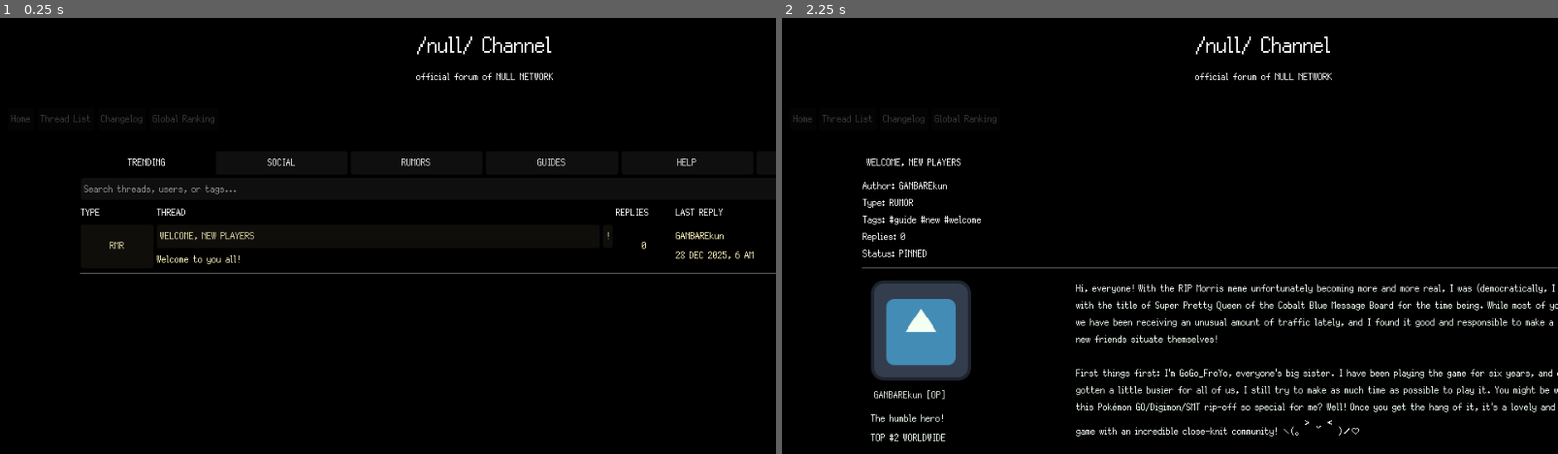
Above: before the commit, frames 1-2 (left to right).
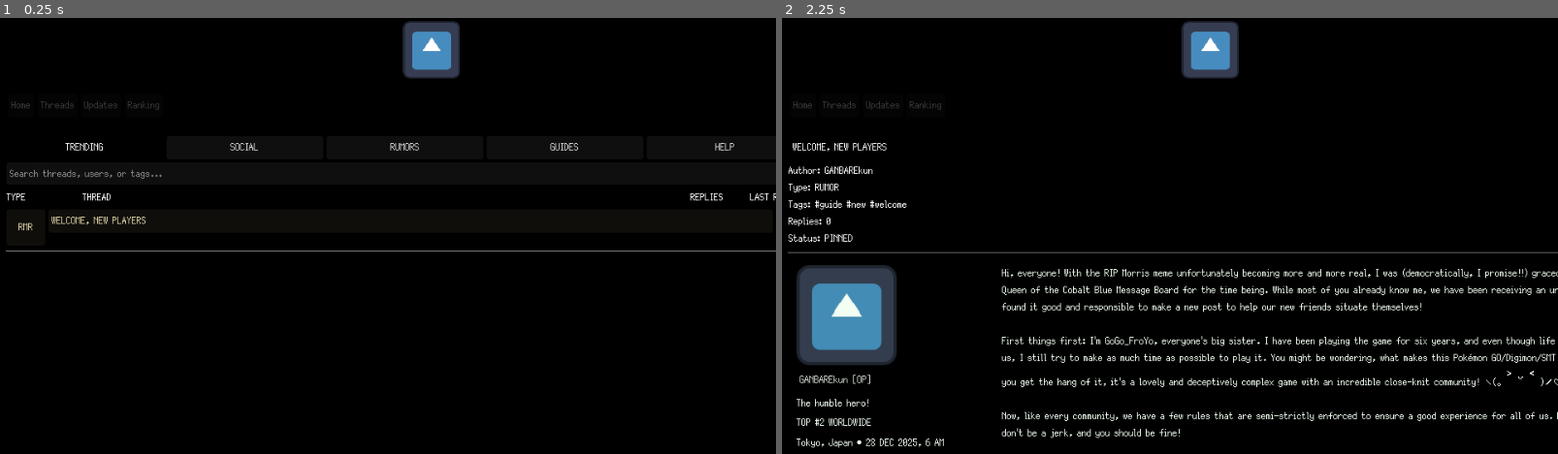
Above: after the commit, the same moments.

Repository: GYU-GAZE/NULL-NETWORK
Game: Godot game, scene res://apps/forum/forum_app.tscn
Same seed, same stepped clock (60 frames per second), same inputs: the game is played once before the commit and once after it. This scene is started directly instead of the project's main scene. The engine's default icon, where the game draws it, is replaced by a stand-in: a white triangle on a blue panel in a dark square.
Inputs:
- Up to frame 1 (0.25 s): no input
- Up to frame 2 (2.25 s): click "Thread List" (after the commit: "Threads") at 0.5 s; click "Global Ranking" (after the commit: "Ranking") at 1.25 s; click "WELCOME, NEW PLAYERS" at 2 s

The runs differ from the first frame. In frame 1, 3.4% of the frame differs, in the area x 0-100%, y 0-59%; in frame 2, 15%, in the area x 0-100%, y 0-99%.

Commit message:
Forum UI fix

Diff:
--- a/apps/forum/forum_app.gd
+++ b/apps/forum/forum_app.gd
@@ -41,6 +41,12 @@
 @export var show_rankings_navigation: bool = true
 @export var show_watch_button: bool = true
 
+@export_category("Compact Layout")
+@export var type_column_width: float = 48.0
+@export var replies_column_width: float = 42.0
+@export var last_reply_column_width: float = 86.0
+@export var author_column_width: float = 80.0
+
 @onready var master_scroll: ScrollContainer = %MasterScroll
 
 @onready var thread_list_page: VBoxContainer = %ThreadListPage
@@ -69,6 +75,11 @@
 @onready var search_btn: Button = %SearchBtn
 @onready var clear_search_btn: Button = %ClearSearchBtn
 
+@onready var type_header_label: Label = %TypeHeaderLabel
+@onready var replies_header_label: Label = %RepliesHeaderLabel
+@onready var last_reply_header_label: Label = %LastReplyHeaderLabel
+@onready var author_header_label: Label = %AuthorHeaderLabel
+
 var current_mode: String = "thread_list"
 var current_thread_id: String = ""
 var current_filter: ForumViewFilter = ForumViewFilter.TRENDING
@@ -77,6 +88,7 @@
 
 func _ready() -> void:
 	_reload_folder_threads()
+	_apply_compact_layout()
 	_apply_feature_visibility()
 
 	_connect_main_nav()
@@ -156,6 +168,23 @@
 	search_btn.visible = show_search_bar
 	clear_search_btn.visible = show_search_bar
 
+func _apply_compact_layout() -> void:
+	_set_column_width(type_header_label, type_column_width)
+	_set_column_width(replies_header_label, replies_column_width)
+	_set_column_width(last_reply_header_label, last_reply_column_width)
+	_set_column_width(author_header_label, author_column_width)
+
+
+func _set_column_width(control: Control, width: float) -> void:
+	if not is_instance_valid(control):
+		return
+
+	control.custom_minimum_size.x = width
+	control.size_flags_horizontal = Control.SIZE_SHRINK_BEGIN
+
+	if control is Label:
+		var label := control as Label
+		label.clip_text = true
 
 func _connect_main_nav() -> void:
 	if not threads_btn.pressed.is_connected(_on_threads_btn_pressed):
@@ -372,6 +401,13 @@
 
 	var row: ForumThreadRowUI = instance as ForumThreadRowUI
 	thread_list_container.add_child(row)
+
+	row.apply_layout_widths(
+		type_column_width,
+		replies_column_width,
+		last_reply_column_width,
+		author_column_width
+	)
 
 	row.setup(data)
 	row.thread_selected.connect(_open_thread)
--- a/apps/forum/forum_app.tscn
+++ b/apps/forum/forum_app.tscn
@@ -3,11 +3,9 @@
 [ext_resource type="Script" uid="uid://bxkoo8h0n8e23" path="res://apps/forum/forum_app.gd" id="1_goqfn"]
 [ext_resource type="PackedScene" uid="uid://c1eml51sqyj5c" path="res://apps/forum/forum_post_ui.tscn" id="4_2d478"]
 [ext_resource type="PackedScene" uid="uid://bsmlmh5xi4r03" path="res://apps/forum/forum_alert_card.tscn" id="4_jseev"]
+[ext_resource type="Texture2D" uid="uid://c30ys4pi4314n" path="res://icon.svg" id="5_chltv"]
 [ext_resource type="PackedScene" uid="uid://v0ask2g51gcm" path="res://apps/forum/forum_thread_row_ui.tscn" id="5_jseev"]
 [ext_resource type="Script" uid="uid://cfjvy337iobbp" path="res://apps/browser/site_action_button.gd" id="6_chltv"]
-
-[sub_resource type="LabelSettings" id="LabelSettings_jseev"]
-font_size = 42
 
 [node name="ForumApp" type="PanelContainer" unique_id=1643493238]
 offset_right = 1200.0
@@ -31,43 +29,31 @@
 
 [node name="MainHeader" type="PanelContainer" parent="MasterScroll/PageVBox" unique_id=388077512]
 unique_name_in_owner = true
-custom_minimum_size = Vector2(0, 95)
+custom_minimum_size = Vector2(0, 52)
 layout_mode = 2
 
 [node name="HeaderMargin" type="MarginContainer" parent="MasterScroll/PageVBox/MainHeader" unique_id=348159869]
 layout_mode = 2
-theme_override_constants/margin_left = 12
-theme_override_constants/margin_top = 12
-theme_override_constants/margin_right = 12
-theme_override_constants/margin_bottom = 12
+theme_override_constants/margin_left = 6
+theme_override_constants/margin_top = 4
+theme_override_constants/margin_right = 6
+theme_override_constants/margin_bottom = 4
 
 [node name="HeaderHBox" type="HBoxContainer" parent="MasterScroll/PageVBox/MainHeader/HeaderMargin" unique_id=561997673]
 layout_mode = 2
 
-[node name="HeaderSpaceLeft" type="Control" parent="MasterScroll/PageVBox/MainHeader/HeaderMargin/HeaderHBox" unique_id=1953265723]
-custom_minimum_size = Vector2(180, 0)
-layout_mode = 2
-
-[node name="LogoBlock" type="VBoxContainer" parent="MasterScroll/PageVBox/MainHeader/HeaderMargin/HeaderHBox" unique_id=391836541]
-layout_mode = 2
-size_flags_horizontal = 3
-
-[node name="NullChannelTitle" type="Label" parent="MasterScroll/PageVBox/MainHeader/HeaderMargin/HeaderHBox/LogoBlock" unique_id=1861507975]
-unique_name_in_owner = true
-layout_mode = 2
-text = "/null/ Channel"
-label_settings = SubResource("LabelSettings_jseev")
-horizontal_alignment = 1
-
-[node name="NullChannelSubtitle" type="Label" parent="MasterScroll/PageVBox/MainHeader/HeaderMargin/HeaderHBox/LogoBlock" unique_id=61103580]
-unique_name_in_owner = true
-layout_mode = 2
-text = "official forum of NULL NETWORK"
-horizontal_alignment = 1
+[node name="HeaderBanner" type="TextureRect" parent="MasterScroll/PageVBox/MainHeader/HeaderMargin/HeaderHBox" unique_id=1752223617]
+custom_minimum_size = Vector2(0, 36)
+layout_mode = 2
+size_flags_horizontal = 3
+texture = ExtResource("5_chltv")
+expand_mode = 2
+stretch_mode = 5
 
 [node name="UserBlock" type="HBoxContainer" parent="MasterScroll/PageVBox/MainHeader/HeaderMargin/HeaderHBox" unique_id=1403857369]
-custom_minimum_size = Vector2(180, 0)
-layout_mode = 2
+custom_minimum_size = Vector2(128, 0)
+layout_mode = 2
+size_flags_horizontal = 8
 
 [node name="UserInfoVBox" type="VBoxContainer" parent="MasterScroll/PageVBox/MainHeader/HeaderMargin/HeaderHBox/UserBlock" unique_id=835395507]
 layout_mode = 2
@@ -87,10 +73,13 @@
 text = "#999 Worldwide"
 
 [node name="UserAvatarRect" type="TextureRect" parent="MasterScroll/PageVBox/MainHeader/HeaderMargin/HeaderHBox/UserBlock" unique_id=97392787]
-custom_minimum_size = Vector2(72, 72)
+custom_minimum_size = Vector2(32, 32)
 layout_mode = 2
 size_flags_horizontal = 3
 size_flags_vertical = 0
+texture = ExtResource("5_chltv")
+expand_mode = 2
+stretch_mode = 5
 
 [node name="MainNavBarPanel" type="PanelContainer" parent="MasterScroll/PageVBox" unique_id=494262737]
 unique_name_in_owner = true
@@ -111,32 +100,38 @@
 
 [node name="HomeBtn" type="Button" parent="MasterScroll/PageVBox/MainNavBarPanel/NavBarMargin/NavbarHBox" unique_id=162773071]
 unique_name_in_owner = true
-layout_mode = 2
+clip_contents = true
+layout_mode = 2
+size_flags_horizontal = 0
 text = "Home"
 script = ExtResource("6_chltv")
 target_url = "null.net"
 
 [node name="ThreadsBtn" type="Button" parent="MasterScroll/PageVBox/MainNavBarPanel/NavBarMargin/NavbarHBox" unique_id=1598627230]
 unique_name_in_owner = true
-layout_mode = 2
-text = "Thread List
-"
+clip_contents = true
+layout_mode = 2
+size_flags_horizontal = 0
+text = "Threads"
 script = ExtResource("6_chltv")
 target_url = "null.net/forums"
 
 [node name="UpdatesBtn" type="Button" parent="MasterScroll/PageVBox/MainNavBarPanel/NavBarMargin/NavbarHBox" unique_id=1440624438]
 unique_name_in_owner = true
-layout_mode = 2
-text = "Changelog
+clip_contents = true
+layout_mode = 2
+size_flags_horizontal = 0
+text = "Updates
 "
 script = ExtResource("6_chltv")
 target_url = "null.net/updates"
 
 [node name="RankingsBtn" type="Button" parent="MasterScroll/PageVBox/MainNavBarPanel/NavBarMargin/NavbarHBox" unique_id=5661677]
 unique_name_in_owner = true
-layout_mode = 2
-text = "Global Ranking
-"
+clip_contents = true
+layout_mode = 2
+size_flags_horizontal = 0
+text = "Ranking"
 script = ExtResource("6_chltv")
 target_url = "null.net/playerrankings"
 
@@ -162,10 +157,10 @@
 [node name="ContentArea" type="MarginContainer" parent="MasterScroll/PageVBox" unique_id=1833793142]
 layout_mode = 2
 size_flags_vertical = 3
-theme_override_constants/margin_left = 100
-theme_override_constants/margin_top = 10
-theme_override_constants/margin_right = 100
-theme_override_constants/margin_bottom = 50
+theme_override_constants/margin_left = 8
+theme_override_constants/margin_top = 8
+theme_override_constants/margin_right = 8
+theme_override_constants/margin_bottom = 12
 
 [node name="ThreadListPage" type="VBoxContainer" parent="MasterScroll/PageVBox/ContentArea" unique_id=1195254683]
 unique_name_in_owner = true
@@ -179,6 +174,7 @@
 
 [node name="TrendingBtn" type="Button" parent="MasterScroll/PageVBox/ContentArea/ThreadListPage/ThreadTypeTabsPanel/ThreadTypeTabsHBox" unique_id=66220868]
 unique_name_in_owner = true
+clip_contents = true
 layout_mode = 2
 size_flags_horizontal = 3
 toggle_mode = true
@@ -186,6 +182,7 @@
 
 [node name="SocialBtn" type="Button" parent="MasterScroll/PageVBox/ContentArea/ThreadListPage/ThreadTypeTabsPanel/ThreadTypeTabsHBox" unique_id=1199021360]
 unique_name_in_owner = true
+clip_contents = true
 layout_mode = 2
 size_flags_horizontal = 3
 toggle_mode = true
@@ -193,6 +190,7 @@
 
 [node name="RumorsBtn" type="Button" parent="MasterScroll/PageVBox/ContentArea/ThreadListPage/ThreadTypeTabsPanel/ThreadTypeTabsHBox" unique_id=93564674]
 unique_name_in_owner = true
+clip_contents = true
 layout_mode = 2
 size_flags_horizontal = 3
 toggle_mode = true
@@ -200,6 +198,7 @@
 
 [node name="GuidesBtn" type="Button" parent="MasterScroll/PageVBox/ContentArea/ThreadListPage/ThreadTypeTabsPanel/ThreadTypeTabsHBox" unique_id=839607493]
 unique_name_in_owner = true
+clip_contents = true
 layout_mode = 2
 size_flags_horizontal = 3
 toggle_mode = true
@@ -207,6 +206,7 @@
 
 [node name="HelpBtn" type="Button" parent="MasterScroll/PageVBox/ContentArea/ThreadListPage/ThreadTypeTabsPanel/ThreadTypeTabsHBox" unique_id=914829697]
 unique_name_in_owner = true
+clip_contents = true
 layout_mode = 2
 size_flags_horizontal = 3
 toggle_mode = true
@@ -214,6 +214,7 @@
 
 [node name="ArchivedBtn" type="Button" parent="MasterScroll/PageVBox/ContentArea/ThreadListPage/ThreadTypeTabsPanel/ThreadTypeTabsHBox" unique_id=1181931581]
 unique_name_in_owner = true
+clip_contents = true
 layout_mode = 2
 size_flags_horizontal = 3
 toggle_mode = true
--- a/apps/forum/forum_thread_row_ui.gd
+++ b/apps/forum/forum_thread_row_ui.gd
@@ -2,6 +2,13 @@
 class_name ForumThreadRowUI
 
 signal thread_selected(thread: ForumThread)
+
+@export_category("Column Layout")
+@export var type_column_width: float = 48.0
+@export var replies_column_width: float = 42.0
+@export var last_reply_column_width: float = 86.0
+@export var author_column_width: float = 80.0
+@export var preview_max_characters: int = 96
 
 @onready var type_icon_button: Button = %TypeIconButton
 @onready var thread_label_badge: Label = %ThreadLabelBadge
@@ -19,6 +26,22 @@
 func _ready() -> void:
 	type_icon_button.pressed.connect(_on_thread_pressed)
 	thread_title_button.pressed.connect(_on_thread_pressed)
+	_apply_column_widths()
+
+
+func apply_layout_widths(
+	type_width: float,
+	replies_width: float,
+	last_reply_width: float,
+	author_width: float
+) -> void:
+	type_column_width = type_width
+	replies_column_width = replies_width
+	last_reply_column_width = last_reply_width
+	author_column_width = author_width
+
+	if is_inside_tree():
+		_apply_column_widths()
 
 
 func setup(data: ThreadButtonData) -> void:
@@ -42,10 +65,28 @@
 	_apply_visual_state(thread)
 
 
+func _apply_column_widths() -> void:
+	if is_instance_valid(type_icon_button):
+		type_icon_button.custom_minimum_size.x = type_column_width
+		type_icon_button.size_flags_horizontal = Control.SIZE_SHRINK_BEGIN
+		type_icon_button.clip_text = true
+
+	if is_instance_valid(replies_label):
+		replies_label.custom_minimum_size.x = replies_column_width
+
+	if is_instance_valid(last_reply_label):
+		last_reply_label.custom_minimum_size.x = last_reply_column_width
+		last_reply_label.clip_text = true
+
+	if is_instance_valid(author_label):
+		author_label.custom_minimum_size.x = author_column_width
+		author_label.clip_text = true
+
+
 func _setup_type_icon(thread: ForumThread) -> void:
 	type_icon_button.text = thread.get_category_icon_text()
 	type_icon_button.tooltip_text = thread.get_category_label()
-	type_icon_button.custom_minimum_size.x = 90
+	type_icon_button.custom_minimum_size.x = type_column_width
 
 
 func _setup_thread_info(thread: ForumThread) -> void:
@@ -62,28 +103,29 @@
 
 	var preview: String = thread.get_preview_text()
 
-	if preview.length() > 140:
-		preview = preview.substr(0, 140) + "..."
+	if preview.length() > preview_max_characters:
+		preview = preview.substr(0, preview_max_characters) + "..."
 
 	thread_summary_label.text = preview
 	thread_summary_label.visible = not preview.is_empty()
 	thread_summary_label.clip_text = true
+	thread_summary_label.autowrap_mode = TextServer.AUTOWRAP_WORD_SMART
 
 
 func _setup_activity_columns(thread: ForumThread) -> void:
 	replies_label.text = str(thread.get_reply_count())
-	replies_label.custom_minimum_size.x = 70
+	replies_label.custom_minimum_size.x = replies_column_width
 	replies_label.horizontal_alignment = HORIZONTAL_ALIGNMENT_CENTER
 
 	last_reply_label.text = "%s\n%s" % [
 		thread.get_last_reply_author(),
 		thread.get_last_reply_time_label()
 	]
-	last_reply_label.custom_minimum_size.x = 140
+	last_reply_label.custom_minimum_size.x = last_reply_column_width
 	last_reply_label.clip_text = true
 
 	author_label.text = thread.get_thread_author()
-	author_label.custom_minimum_size.x = 120
+	author_label.custom_minimum_size.x = author_column_width
 	author_label.horizontal_alignment = HORIZONTAL_ALIGNMENT_CENTER
 	author_label.clip_text = true
 
--- a/apps/forum/forum_thread_row_ui.tscn
+++ b/apps/forum/forum_thread_row_ui.tscn
@@ -11,8 +11,9 @@
 
 [node name="TypeIconButton" type="Button" parent="MainHBox" unique_id=2144835771]
 unique_name_in_owner = true
-custom_minimum_size = Vector2(90, 0)
+custom_minimum_size = Vector2(48, 0)
 layout_mode = 2
+clip_text = true
 
 [node name="ThreadInfoVBox" type="VBoxContainer" parent="MainHBox" unique_id=874912642]
 layout_mode = 2
@@ -40,23 +41,24 @@
 [node name="ThreadSummaryLabel" type="Label" parent="MainHBox/ThreadInfoVBox" unique_id=1766106854]
 unique_name_in_owner = true
 layout_mode = 2
+autowrap_mode = 3
 clip_text = true
 
 [node name="RepliesLabel" type="Label" parent="MainHBox" unique_id=471085690]
 unique_name_in_owner = true
-custom_minimum_size = Vector2(70, 0)
+custom_minimum_size = Vector2(42, 0)
 layout_mode = 2
 horizontal_alignment = 1
 
 [node name="LastReplyLabel" type="Label" parent="MainHBox" unique_id=2123837268]
 unique_name_in_owner = true
-custom_minimum_size = Vector2(140, 0)
+custom_minimum_size = Vector2(86, 0)
 layout_mode = 2
 clip_text = true
 
 [node name="AuthorLabel" type="Label" parent="MainHBox" unique_id=633843472]
 unique_name_in_owner = true
-custom_minimum_size = Vector2(120, 0)
+custom_minimum_size = Vector2(80, 0)
 layout_mode = 2
 horizontal_alignment = 1
 clip_text = true
--- a/systems/window_manager/window_base.gd
+++ b/systems/window_manager/window_base.gd
@@ -317,50 +317,124 @@
 		return
 
 	var delta: Vector2 = get_global_mouse_position() - resize_start_mouse
+	var work_rect: Rect2 = _get_work_area_rect()
+
+	var work_left: float = work_rect.position.x
+	var work_top: float = work_rect.position.y
+	var work_right: float = work_rect.position.x + work_rect.size.x
+	var work_bottom: float = work_rect.position.y + work_rect.size.y
+
+	var min_width: float = min(min_window_size.x, max(1.0, work_rect.size.x))
+	var min_height: float = min(min_window_size.y, max(1.0, work_rect.size.y))
+
+	var start_left: float = resize_start_position.x
+	var start_top: float = resize_start_position.y
+	var start_right: float = resize_start_position.x + resize_start_size.x
+	var start_bottom: float = resize_start_position.y + resize_start_size.y
+
+	var new_left: float = start_left
+	var new_top: float = start_top
+	var new_right: float = start_right
+	var new_bottom: float = start_bottom
 
 	match resize_mode:
 		ResizeMode.RIGHT:
-			size.x = max(min_window_size.x, resize_start_size.x + delta.x)
+			new_right = clamp(
+				start_right + delta.x,
+				start_left + min_width,
+				work_right
+			)
 
 		ResizeMode.BOTTOM:
-			size.y = max(min_window_size.y, resize_start_size.y + delta.y)
+			new_bottom = clamp(
+				start_bottom + delta.y,
+				start_top + min_height,
+				work_bottom
+			)
 
 		ResizeMode.BOTTOM_RIGHT:
-			size.x = max(min_window_size.x, resize_start_size.x + delta.x)
-			size.y = max(min_window_size.y, resize_start_size.y + delta.y)
+			new_right = clamp(
+				start_right + delta.x,
+				start_left + min_width,
+				work_right
+			)
+			new_bottom = clamp(
+				start_bottom + delta.y,
+				start_top + min_height,
+				work_bottom
+			)
 
 		ResizeMode.LEFT:
-			var new_width: float = max(min_window_size.x, resize_start_size.x - delta.x)
-			position.x = resize_start_position.x + (resize_start_size.x - new_width)
-			size.x = new_width
+			new_left = clamp(
+				start_left + delta.x,
+				work_left,
+				start_right - min_width
+			)
 
 		ResizeMode.TOP:
-			var new_height: float = max(min_window_size.y, resize_start_size.y - delta.y)
-			position.y = resize_start_position.y + (resize_start_size.y - new_height)
-			size.y = new_height
+			new_top = clamp(
+				start_top + delta.y,
+				work_top,
+				start_bottom - min_height
+			)
 
 		ResizeMode.TOP_LEFT:
-			var new_width: float = max(min_window_size.x, resize_start_size.x - delta.x)
-			var new_height: float = max(min_window_size.y, resize_start_size.y - delta.y)
-
-			position.x = resize_start_position.x + (resize_start_size.x - new_width)
-			position.y = resize_start_position.y + (resize_start_size.y - new_height)
-
-			size.x = new_width
-			size.y = new_height
+			new_left = clamp(
+				start_left + delta.x,
+				work_left,
+				start_right - min_width
+			)
+			new_top = clamp(
+				start_top + delta.y,
+				work_top,
+				start_bottom - min_height
+			)
 
 		ResizeMode.TOP_RIGHT:
-			size.x = max(min_window_size.x, resize_start_size.x + delta.x)
-
-			var new_height: float = max(min_window_size.y, resize_start_size.y - delta.y)
-			position.y = resize_start_position.y + (resize_start_size.y - new_height)
-			size.y = new_height
+			new_right = clamp(
+				start_right + delta.x,
+				start_left + min_width,
+				work_right
+			)
+			new_top = clamp(
+				start_top + delta.y,
+				work_top,
+				start_bottom - min_height
+			)
 
 		ResizeMode.BOTTOM_LEFT:
-			var new_width: float = max(min_window_size.x, resize_start_size.x - delta.x)
-
-			position.x = resize_start_position.x + (resize_start_size.x - new_width)
-			size.x = new_width
-			size.y = max(min_window_size.y, resize_start_size.y + delta.y)
+			new_left = clamp(
+				start_left + delta.x,
+				work_left,
+				start_right - min_width
+			)
+			new_bottom = clamp(
+				start_bottom + delta.y,
+				start_top + min_height,
+				work_bottom
+			)
+
+	position = Vector2(new_left, new_top)
+	size = Vector2(
+		max(min_width, new_right - new_left),
+		max(min_height, new_bottom - new_top)
+	)
 
 	window_resized.emit()
+
+func _get_work_area_rect() -> Rect2:
+	var parent_node: Node = get_parent()
+
+	if parent_node != null:
+		if parent_node.has_method("get_work_area_position") and parent_node.has_method("get_work_area_size"):
+			return Rect2(
+				parent_node.get_work_area_position(),
+				parent_node.get_work_area_size()
+			)
+
+	var parent_control: Control = get_parent() as Control
+
+	if parent_control != null and parent_control.size.x > 0.0 and parent_control.size.y > 0.0:
+		return Rect2(Vector2.ZERO, parent_control.size)
+
+	return Rect2(Vector2.ZERO, get_viewport_rect().size)
